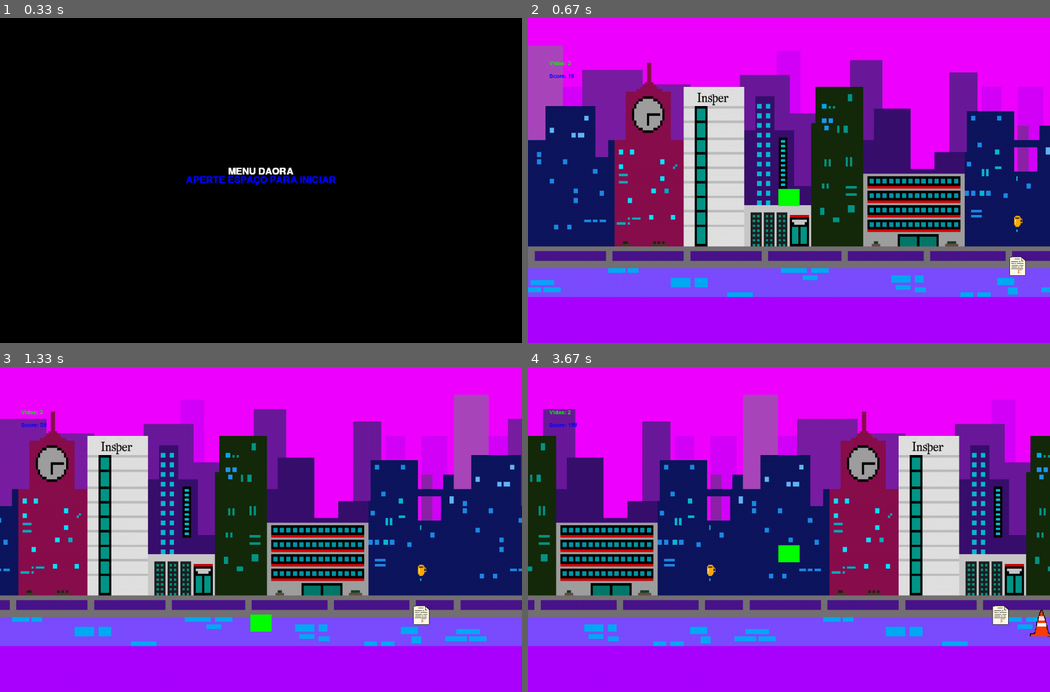
Above: before the commit, frames 1-4 (two rows, left to right).
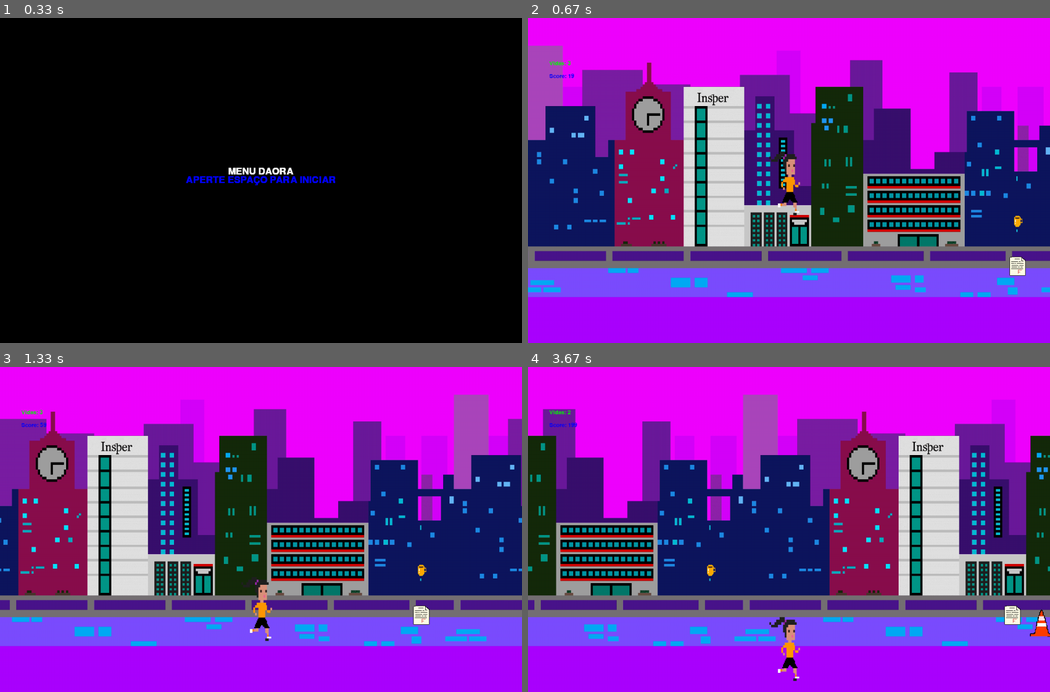
Above: after the commit, the same moments.

Repository: pedrofracassi/insper-dessoft-projeto-final
Game: pygame game, started from main.py
The game is run twice, just before and just after one commit, with the same random seed, the same clock (stepped at 60 frames per second) and the same inputs.
Inputs:
- Up to frame 1 (0.33 s): no input
- Up to frame 2 (0.67 s): tap Space at 0.33 s
- Up to frame 3 (1.33 s): no input
- Up to frame 4 (3.67 s): tap Space at 3.17 s

Frame 1 is identical in both runs. In frame 2, 0.5% of the frame differs, in the area x 46-53%, y 40-61%; in frame 3, 0.4%; in frame 4, 0.9%, in the area x 46-95%, y 54-97%.

Commit message:
teste alessandra

Diff:
--- a/stages/Alessandra.py
+++ b/stages/Alessandra.py
@@ -13,13 +13,14 @@
 class Alessandra(pygame.sprite.Sprite):
   def __init__(self):
     super(Alessandra, self).__init__()
-    self.image = pygame.Surface((50, 40))
-    self.image.fill(GREEN)
+    Le= pygame.image.load('./assets/alessandra.png').convert_alpha()
+    Ale = pygame.transform.scale(Le, (200, 300))
+    self.image = Ale
     self.rect = self.image.get_rect()
     self.rect.centerx = WIDTH / 2
-    self.rect.bottom = HEIGHT / (1.2)
+    self.rect.bottom = HEIGHT / (1.05)
     self.pulando = False
-    self.chao = HEIGHT /(1.2)
+    self.chao = HEIGHT /(1.05)
     self.speedy = 0
     self.uphold = False
 
Binary file added: assets/alessandra.png
